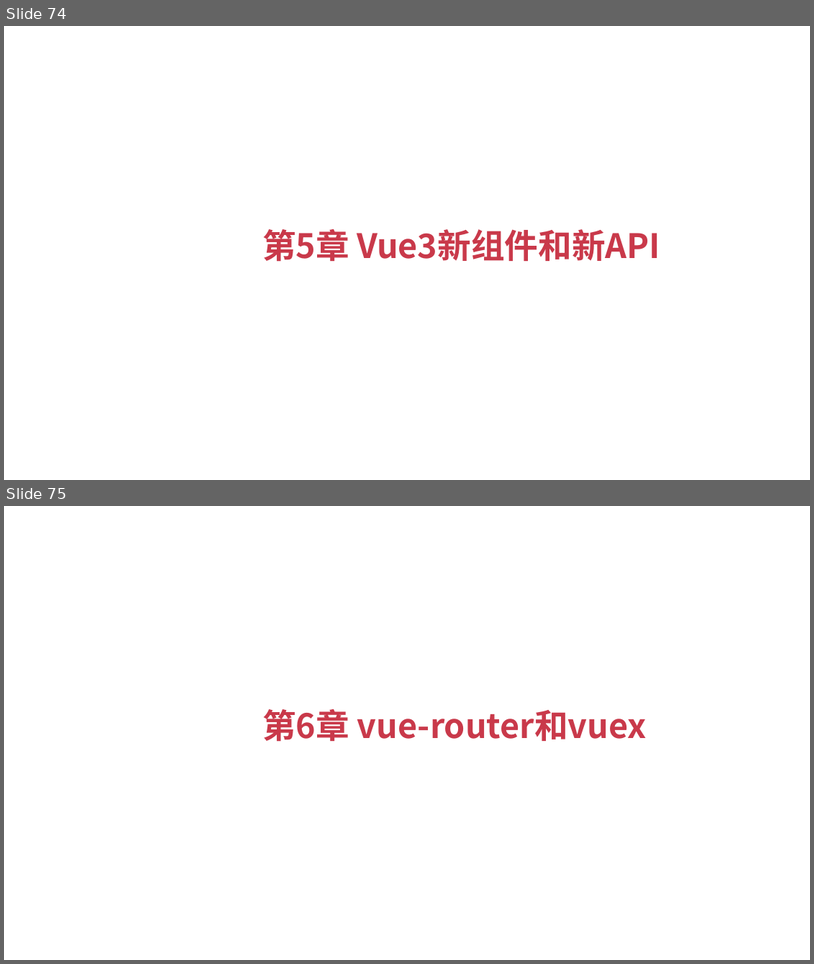
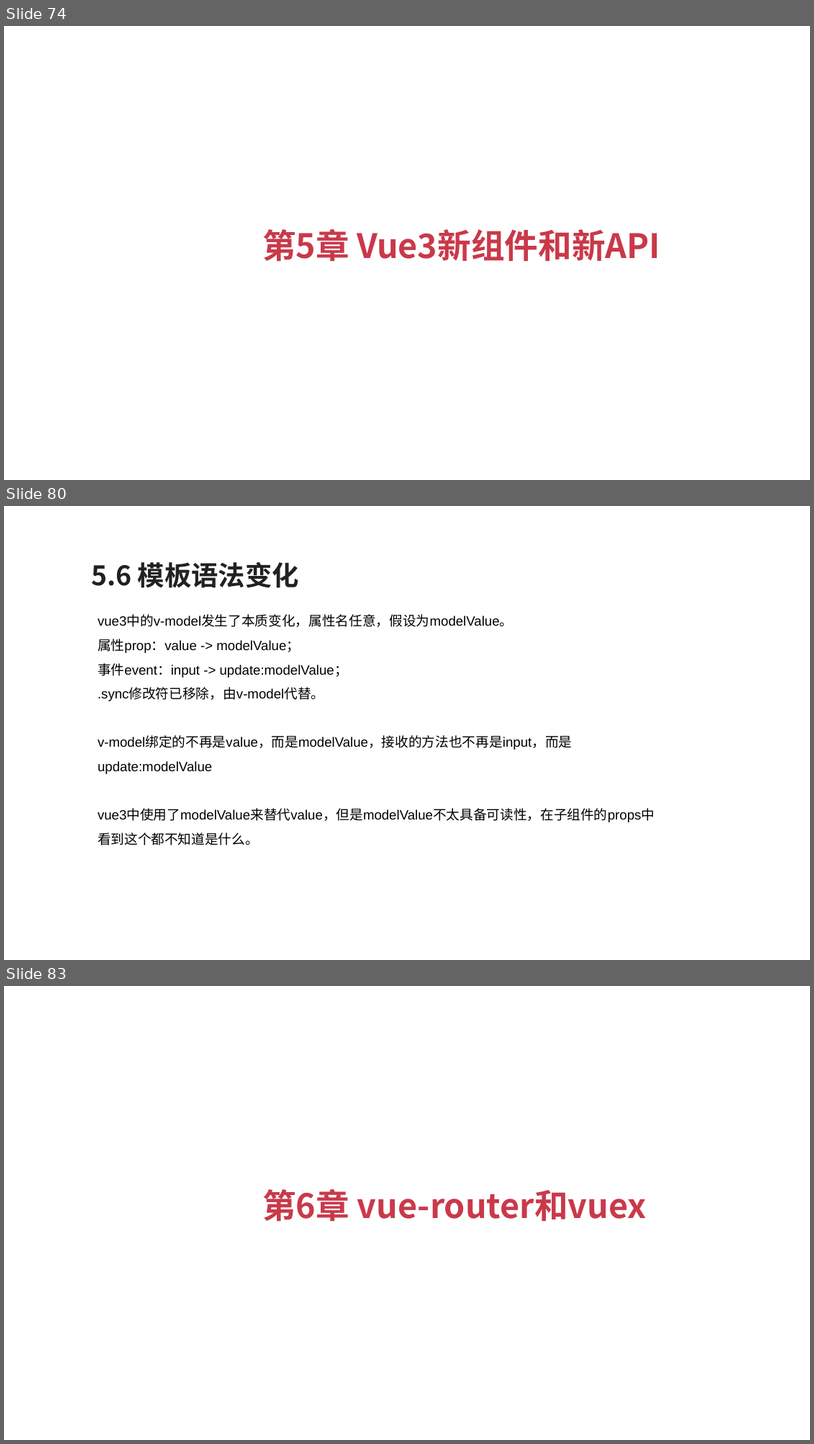
Before and after one commit to zouyujie/vue3_book_codes, a slide deck: Vue3+TypeScript开发指南.pptx. Shown one above the other, each under a label of ours: slides 74 and 75 before the commit, slides 74, 80 and 83 after it; the slides between them are not shown. The pictures are 814x964 and 814x1444 pixels, drawn with LibreOffice and Linux fonts; fonts in the diff are those of the drawing. Boxes give left, top, right and bottom in pixels: in the first picture for what was removed or moved away, otherwise in the second. Text is boxed around its words. In the diff, an @@ line names an element or a change of style, - is before the commit and + after.

```diff
--- a/Vue3+TypeScript开发指南.pptx
+++ b/Vue3+TypeScript开发指南.pptx
@@ slide 80 added at (x1=4, y1=506, x2=810, y2=960), background #FFFFFF @@
@@ text added at (x1=91, y1=562, x2=299, y2=588), 24 pt, text #212121, bold @@
+5.6 模板语法变化
@@ text added at (x1=98, y1=615, x2=655, y2=845), 12 pt, text #000000 @@
+vue3中的v-model发生了本质变化，属性名任意，假设为modelValue。
+属性prop：value -> modelValue；
+事件event：input -> update:modelValue；
+.sync修改符已移除，由v-model代替。
+v-model绑定的不再是value，而是modelValue，接收的方法也不再是input，而是update:modelValue
+vue3中使用了modelValue来替代value，但是modelValue不太具备可读性，在子组件的props中看到这个都不知道是什么。
@@ what was slide 75 is now slide 83 @@
```
Also in this commit, not shown: 69 other slides added.
